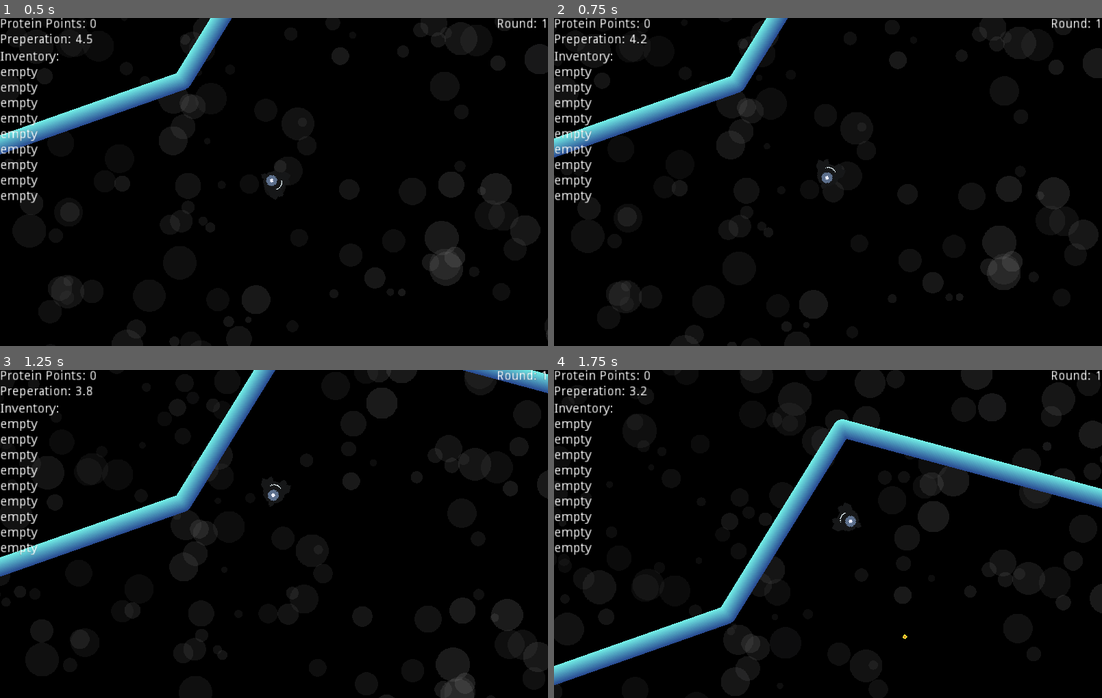
Above: before the commit, frames 1-4 (two rows, left to right).
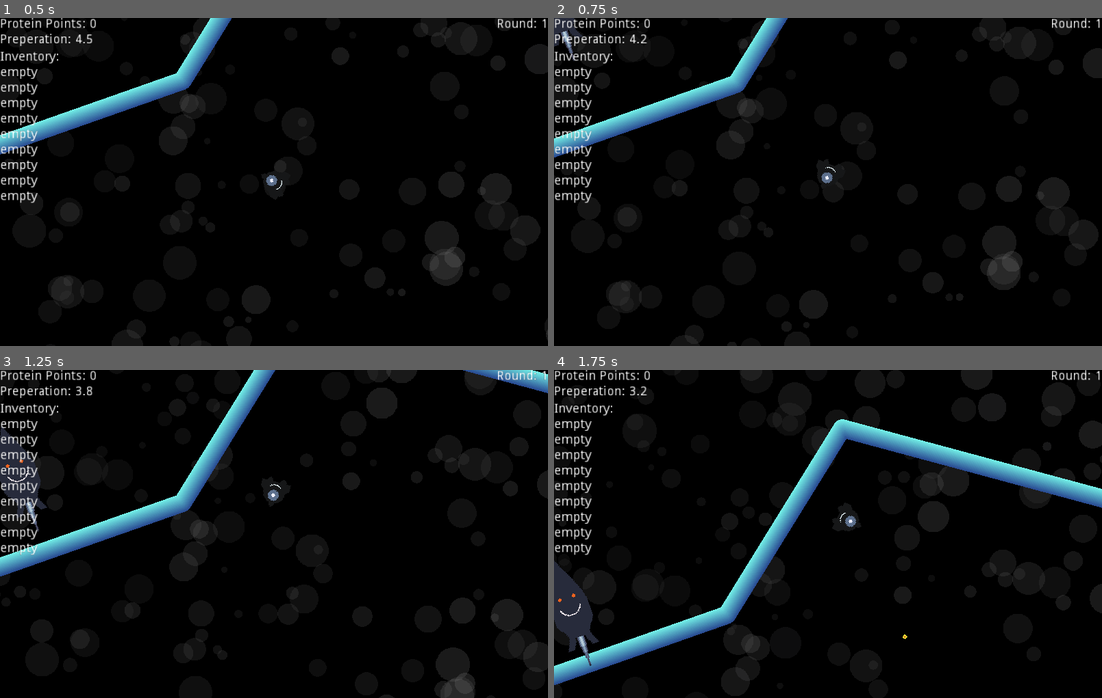
Above: after the commit, the same moments.

Repository: mrbenshef/CellDefence
Game: Godot game, scene res://World.tscn
Same seed, same stepped clock (60 frames per second), same inputs: the game is played once before the commit and once after it.
Inputs (mouse positions are in pixels of both pictures, inside the frame that each line leads up to):
- Up to frame 1 (0.5 s): no input
- Up to frame 2 (0.75 s): move the mouse to (800, 247) at 0.52 s; hold W (up) from 0.53 s (still down); tap E (interact) at 0.6 s
- Up to frame 3 (1.25 s): keep holding W (up)
- Up to frame 4 (1.75 s): keep holding W (up); move the mouse to (992, 583) at 1.27 s; click (992, 583) at 1.35 s

Frame 1 is identical in both runs. In frame 2, 0.3% of the frame differs, in the area x 0-6%, y 0-14%; in frame 3, 1.1%; in frame 4, 1.3%, in the area x 0-9%, y 58-91%.

Commit message:
feat: add some randomness to DNA movement

Diff:
--- a/DNA.gd
+++ b/DNA.gd
@@ -19,6 +19,7 @@
 
 var target = null
 var velocity : Vector2 = Vector2.ZERO
+var target_offset : Vector2 = Vector2.ZERO
 
 func _ready():
 	$Sprite.modulate = target_color(0)
@@ -30,21 +31,24 @@
 func _process(delta):
 	$Sprite.modulate = lerp($Sprite.modulate, target_color(health), delta * 20)
 
-	if (target - position).length() < 10.0:
+	var distance_to_target = (target - position).length()
+	if distance_to_target < 10.0:
 		queue_free()
+	elif distance_to_target < 100.0:
+		target_offset = Vector2.ZERO
 
 func _physics_process(delta):
 	if target == null:
 		velocity = velocity.move_toward(Vector2.ZERO, FRICTION * delta)
 	else:
-		var direction = (target - position).normalized()
+		var direction = ((target + target_offset) - position).normalized()
 		velocity = velocity.move_toward(direction * SPEED, ACCELERATION * delta)
 
 	velocity = move_and_slide(velocity)
 
 	# Point towards direction of travel / target
 	if target != null:
-		rotation = lerp(rotation, target.angle_to_point(position), delta * ROTATION_SPEED)
+		rotation = lerp(rotation, (target + target_offset).angle_to_point(position), delta * ROTATION_SPEED)
 	else:
 		rotation = lerp(rotation, velocity.angle(), delta * ROTATION_SPEED)
 
@@ -76,6 +80,7 @@
 
 func set_target(new_target):
 	target = new_target
+	target_offset = Vector2(rand_range(-300, 300), rand_range(-300, 300))
 
 func _on_Area2D_body_entered(body):
 	health -= 1
@@ -93,3 +98,7 @@
 		get_tree().current_scene.add_child(protein)
 
 	queue_free()
+
+
+func _on_SenseTimer_timeout():
+	target_offset *= 0.5
--- a/DNA.tscn
+++ b/DNA.tscn
@@ -44,4 +44,9 @@
 [node name="Tween" type="Tween" parent="."]
 repeat = true
 playback/repeat = true
+
+[node name="SenseTimer" type="Timer" parent="."]
+wait_time = 2.0
+autostart = true
 [connection signal="body_entered" from="Area2D" to="." method="_on_Area2D_body_entered"]
+[connection signal="timeout" from="SenseTimer" to="." method="_on_SenseTimer_timeout"]
--- a/World.gd
+++ b/World.gd
@@ -95,7 +95,8 @@
 	var spawn_points : Array = []
 	spawn_point_idxs.shuffle()
 	for i in range(round_virus_count(round_number)):
-		spawn_points.append(spawn_point_idxs[i])
+		#spawn_points.append(spawn_point_idxs[i])
+		spawn_points.append(i)
 
 	# Spawn new viruses
 	for i in spawn_points:
--- a/World.tscn
+++ b/World.tscn
@@ -10,6 +10,7 @@
 [ext_resource path="res://Turret.tscn" type="PackedScene" id=8]
 [ext_resource path="res://assets/particle.png" type="Texture" id=9]
 [ext_resource path="res://Virus.tscn" type="PackedScene" id=10]
+[ext_resource path="res://assets/mitocondria.png" type="Texture" id=11]
 
 [sub_resource type="Gradient" id=2]
 
@@ -195,6 +196,7 @@
 one_shot = true
 
 [node name="DNAs" type="Node2D" parent="."]
+position = Vector2( 16.7417, 11.9583 )
 
 [node name="Particles2D" type="Particles2D" parent="."]
 position = Vector2( -1079.1, -652.584 )
@@ -205,6 +207,18 @@
 visibility_rect = Rect2( 0, 0, 2500, 2000 )
 process_material = SubResource( 1 )
 texture = ExtResource( 9 )
+
+[node name="mitocondria" type="Sprite" parent="."]
+position = Vector2( -216.135, 491.623 )
+texture = ExtResource( 11 )
+
+[node name="mitocondria2" type="Sprite" parent="."]
+position = Vector2( -328.544, 391.173 )
+texture = ExtResource( 11 )
+
+[node name="mitocondria3" type="Sprite" parent="."]
+position = Vector2( -173.086, 312.248 )
+texture = ExtResource( 11 )
 [connection signal="inventory_update" from="Player" to="HUD" method="_on_Player_inventory_update"]
 [connection signal="place_turret" from="Player" to="." method="_on_Player_place_turret"]
 [connection signal="protein_pickup" from="Player" to="." method="_on_Player_protein_pickup"]
Not shown: 1 places in World.tscn that only renumber resources
Binary file added: assets/mitocondria.aseprite
Binary file added: assets/mitocondria.png
Not shown, added: assets/mitocondria.png.import
Not shown, changed: TODO.md
